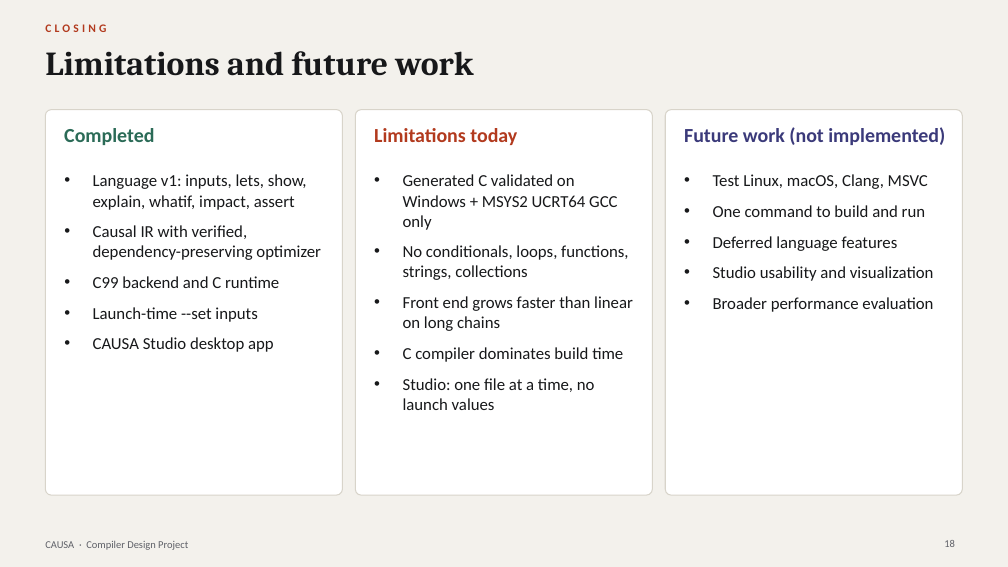
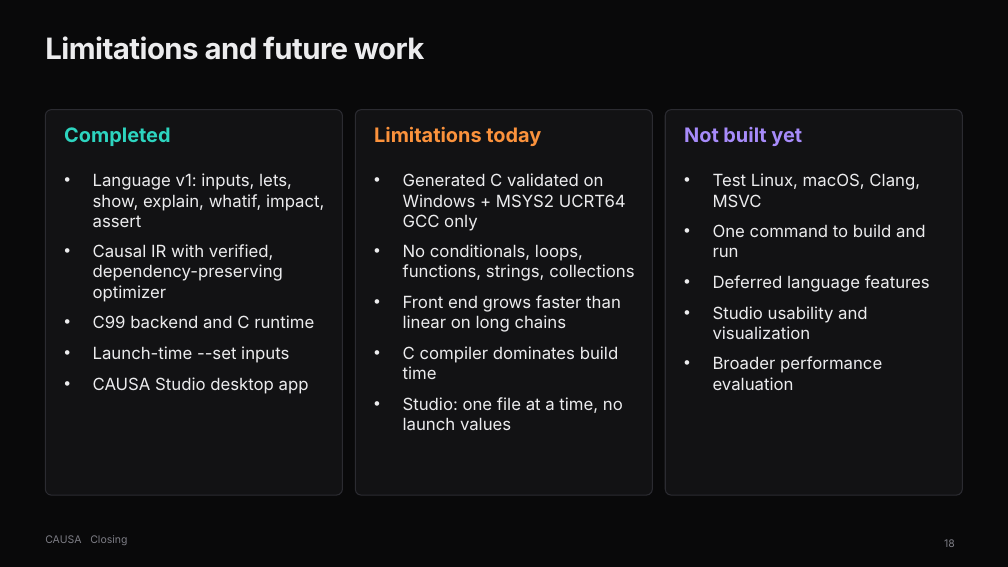
Before and after one commit to ujvall/Causa, a slide deck: slide 18 of presentation/CAUSA_Final_Presentation.pptx. Drawn at 1008x567 pixels with LibreOffice and Linux fonts; fonts in the diff are those of the drawing. Boxes give left, top, right and bottom in pixels: in the first picture for what was removed or moved away, otherwise in the second. Text is boxed around its words. In the diff, an @@ line names an element or a change of style, - is before the commit and + after.

Commit message:
Presentation: matte black theme, Inter typography

```diff
--- a/presentation/CAUSA_Final_Presentation.pptx
+++ b/presentation/CAUSA_Final_Presentation.pptx
@@ background #F3F1EC to #09090A @@
@@ title "Limitations and future work": place and size @@
-title "Limitations and future work" at <box>45,51,473,76</box>
+title "Limitations and future work" at <box>45,36,424,60</box>
@@ title "Limitations and future work" at <box>45,36,424,60</box>: size 32 to 28 pt, font Cambria to Inter, text colour #17181A to #ECECEE, letter spacing 0 to -0.5 pt @@
@@ fill #FFFFFF to #121214; outline #D8D4CA 1 pt to #2B2B31 1 pt in 3 elements at <box>45,110,343,495</box>, <box>355,110,653,495</box>, <box>665,110,963,495</box> @@
@@ text "Completed" at <box>64,127,170,146</box>: font Calibri to Inter, text colour #2B6B57 to #2DD4BF @@
@@ text "Limitations today" at <box>374,126,541,146</box>: font Calibri to Inter, text colour #B23A1E to #FB923C @@
@@ text at <box>684,127,802,146</box>: text changed; font Calibri to Inter; text colour #3B3A7A to #A78BFA @@
-Future work (not implemented)
+Not built yet
@@ font Calibri to Inter, text colour #17181A to #ECECEE in 3 elements at <box>93,173,324,394</box>, <box>403,173,634,430</box>, <box>713,173,930,390</box> @@
@@ text at <box>45,535,127,545</box>: text changed; size 11 to 10 pt; font Calibri to Inter; text colour #B23A1E to #7C7C84; bold off @@
-CLOSING
+CAUSA Closing
@@ page number at <box>944,539,955,547</box>: font Calibri to Inter, text colour #5F6168 to #7C7C84 @@
@@ text removed at <box>45,541,188,550</box> @@
-CAUSA · Compiler Design Project
```
Also in this commit, not shown: 19 other slides changed, 3 other files.
